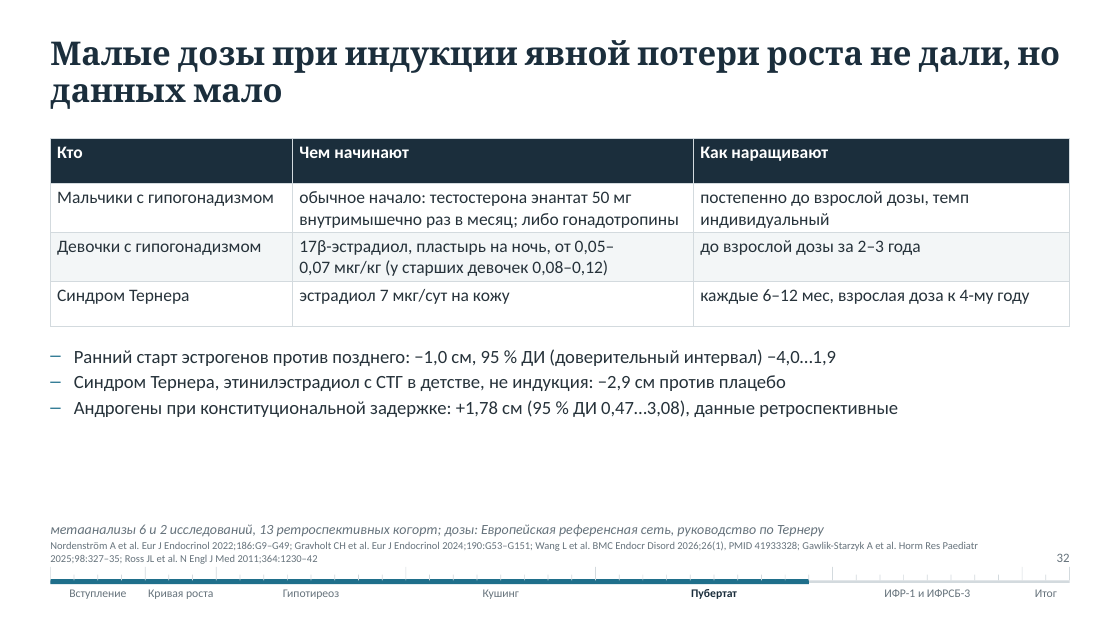
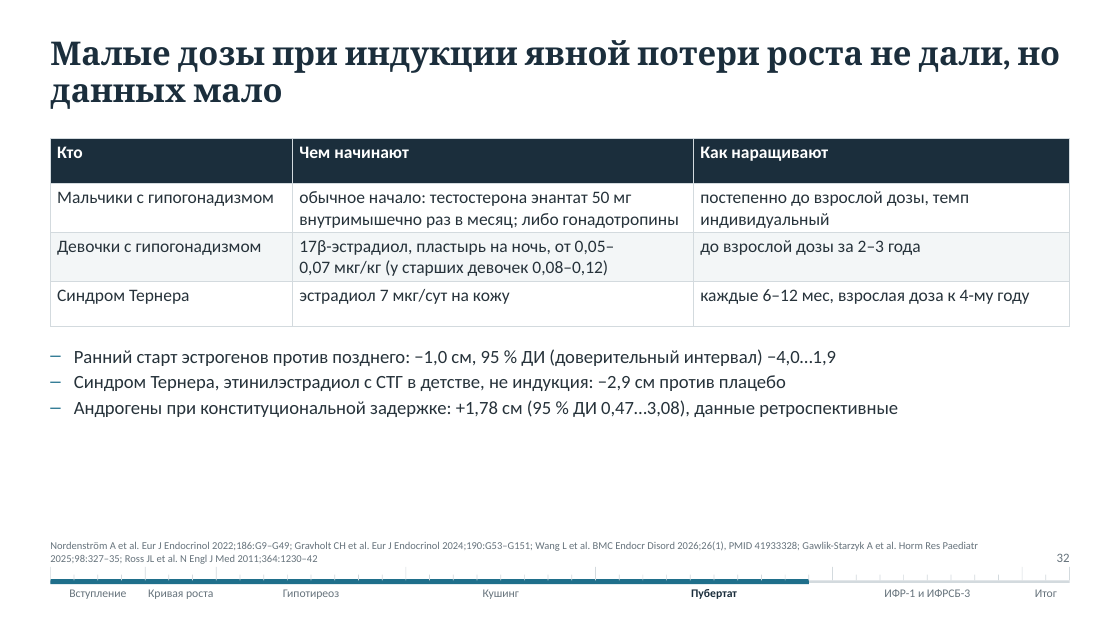
Before and after one commit to drabdulbosit1-eng/my-test-cloud, a slide deck: slide 32 of Endo_short_stature/Эндокринные причины низкорослости 2026.pptx. Drawn at 1120x630 pixels with LibreOffice and Linux fonts; fonts in the diff are those of the drawing. Boxes give left, top, right and bottom in pixels: in the first picture for what was removed or moved away, otherwise in the second. Text is boxed around its words. In the diff, an @@ line names an element or a change of style, - is before the commit and + after.

```diff
--- a/Endo_short_stature/Эндокринные причины низкорослости 2026.pptx
+++ b/Endo_short_stature/Эндокринные причины низкорослости 2026.pptx
@@ text at (50,524,824,536): paragraph removed @@
-метаанализы 6 и 2 исследований, 13 ретроспективных когорт; дозы: Европейская референсная сеть, руководство по Тернеру
```
Also in this commit, not shown: 37 other slides changed, 4 other files.
